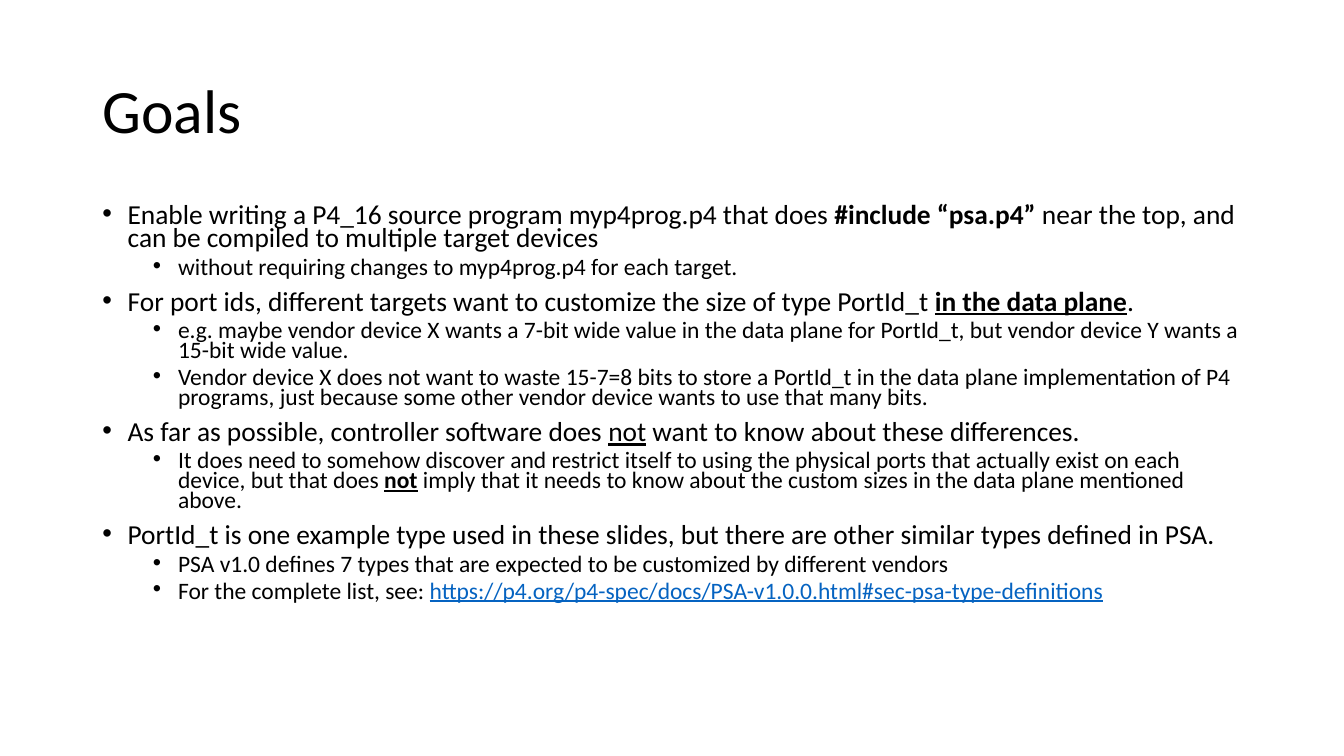
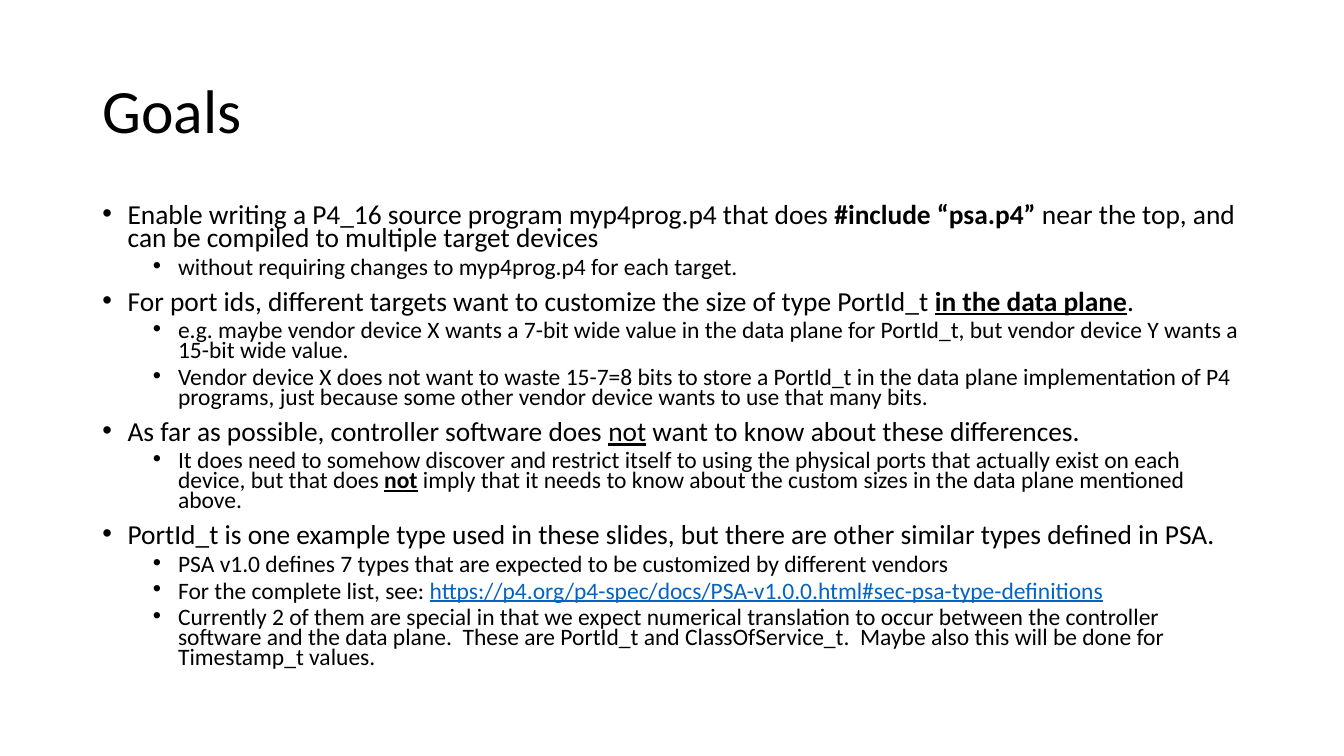
Before and after one commit to jafingerhut/p4-guide, a slide deck: slide 5 of docs/p4runtime-and-psa-target-specific-types.pptx (slide 2 before the commit). Drawn at 1344x756 pixels with LibreOffice and Linux fonts; fonts in the diff are those of the drawing. Boxes give left, top, right and bottom in pixels: in the first picture for what was removed or moved away, otherwise in the second. Text is boxed around its words. In the diff, an @@ line names an element or a change of style, - is before the commit and + after.

Commit message:
3 new slides at beginning with one picture, 4 new slides at end
A few small edits were made between those new slides, but I do not
recall them right now to list here.

```diff
--- a/docs/p4runtime-and-psa-target-specific-types.pptx
+++ b/docs/p4runtime-and-psa-target-specific-types.pptx
@@ text at <box>178,608,1164,669</box>: paragraph added @@
+  • Currently 2 of them are special in that we expect numerical translation to occur between the controller software and the data plane. These are PortId_t and ClassOfService_t. Maybe also this will be done for Timestamp_t values.
```
Also in this commit, not shown: 7 other slides changed, 7 slides added.
